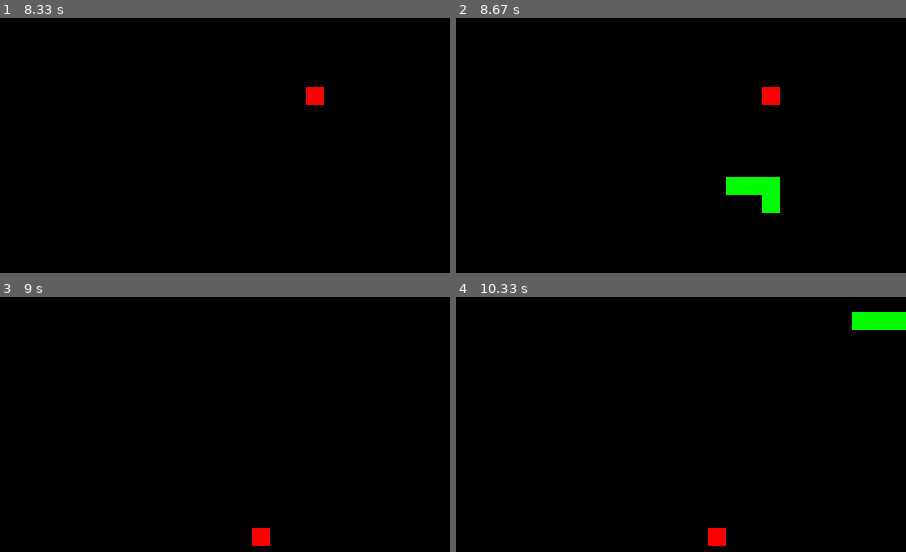
Above: before the commit, frames 1-4 (two rows, left to right).
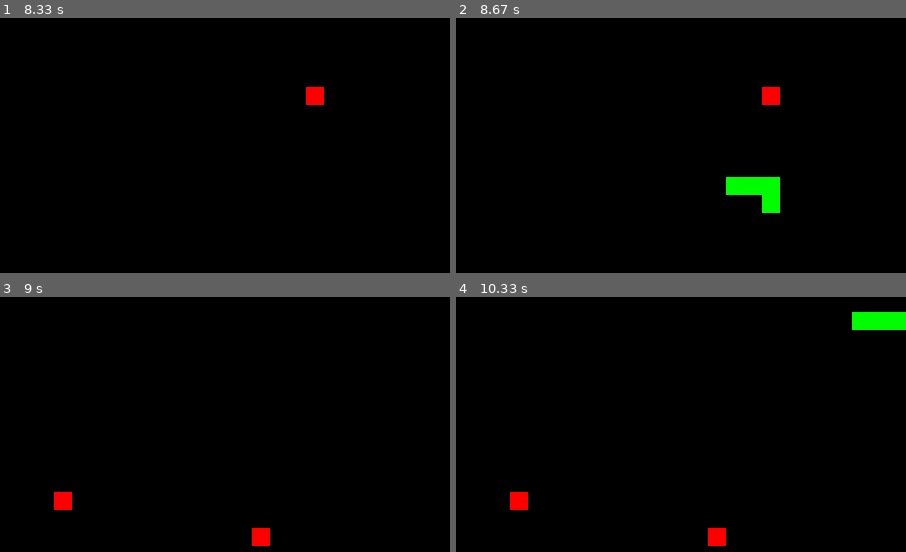
Above: after the commit, the same moments.

Repository: Jiibben/pygame_snake_game
Game: pygame game, started from main.py
Two runs of this game, one before a commit and one after it. Both use one fixed random seed, a clock stepped at 60 frames per second and the inputs below.
Inputs:
- Up to frame 1 (8.33 s): tap Y at 0.33, 4.17, 6, 7.4 s; tap X at 0.67, 4.08, 4.67, 5.25, 5.65, 5.92, 6.32, 6.62, 7.32, 7.65, 7.95 s; hold Right 1.1-1.65 s; hold Up 1.68-2.23 s; hold Right 2.27-2.82 s; hold Left 2.85-3.4 s; hold Down 3.43-3.98 s; hold Left 4.02-4.57 s; hold Up 4.6-5.15 s; hold Right 5.18-5.82 s; hold Down 5.85-6.22 s; hold Left 6.25-6.72 s; hold Up 7.25-7.55 s; hold Right 7.58-8.05 s
- Up to frame 2 (8.67 s): hold Down from 8.65 s (still down)
- Up to frame 3 (9 s): tap X at 8.72 s; tap Y at 8.8 s; release Down at 8.95 s; hold Left from 8.98 s (still down)
- Up to frame 4 (10.33 s): tap X at 9.05, 9.35, 9.48, 9.88, 10.18 s; release Left at 9.38 s; hold Up 9.42-9.78 s; hold Right from 9.82 s (still down); tap Y at 9.97 s
The pictures show only the part of the screen within x 50-100%, y 50-100%; the shares and areas given below are measured in that part.

Frames 1-2 are identical in both runs. In frame 3, 0.3% of the frame differs, in the area x 12-16%, y 76-84%; in frame 4, 0.3%.

Commit message:
added levels

Diff:
--- a/grid.py
+++ b/grid.py
@@ -11,25 +11,35 @@
     def __init__(self, snake : Snake, apple: Apple):
         self.cells = [Cell(Position(x,y)) for x in range(0,NUMBER_OF_CELL_WIDTH) for y in range(NUMBER_OF_CELL_HEIGHT)]
         self.snake = snake
-        self.apple = apple
-
+        self.apples = [apple]
+        self.level = 1
     def draw(self, surface):
         for cell in self.cells:
             cell.draw(surface)
+        for apple in self.apples:
+            apple.draw(surface)
+        self.snake.draw(surface)
 
-        self.apple.draw(surface)
-        self.snake.draw(surface)
+    def __next_level_apple(self):
+        for i in range(0,self.level):
+            self.apples.append(Apple.get_random_apple_not_on_snake(self.snake))
 
     def update(self):
         #check if apple and snake get on the same cell
-        if self.apple.get_position() == self.snake.head.get_position():
+        for i in range(len(self.apples)):
+            if self.apples[i].get_position() == self.snake.head.get_position():
+
             #if it's the case add an empty Position
-            self.snake.add_segment(Position.get_none())
-            #create another apple when one is eaten
-            self.apple = Apple.get_random_apple_not_on_snake(self.snake)
-            pygame.event.post(pygame.event.Event(APPLE_EATEN_EVENT))
-
+                self.snake.add_segment(Position.get_none())
+                #create another apple when one is eaten
+                pygame.event.post(pygame.event.Event(APPLE_EATEN_EVENT))
+                del self.apples[i]
+                if len(self.apples) == 0:
+                    print("huh")
+                    self.level +=1
+                    self.__next_level_apple()
+                break
         #check if snake collide with his tail
-        elif self.snake.head.get_position() in [a.get_position() for a in self.snake.tail]:
+        if self.snake.head.get_position() in [a.get_position() for a in self.snake.tail]:
             pygame.event.post(pygame.event.Event(GAME_OVER_EVENT))  # Post custom event
         self.snake.update()
